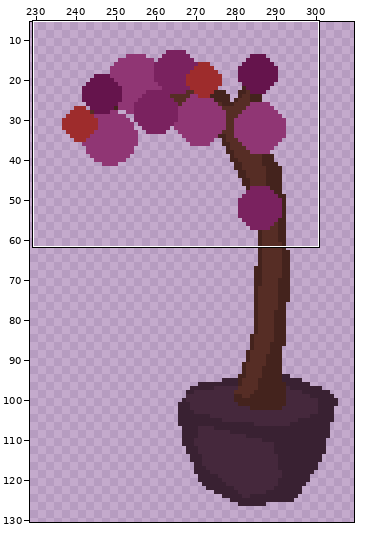
Pixel-art file -- scenes/elevator/elevator_tree.aseprite. The picture above shows the old version from afar; the outline marks the close-up.
Close-up. Before the edit:
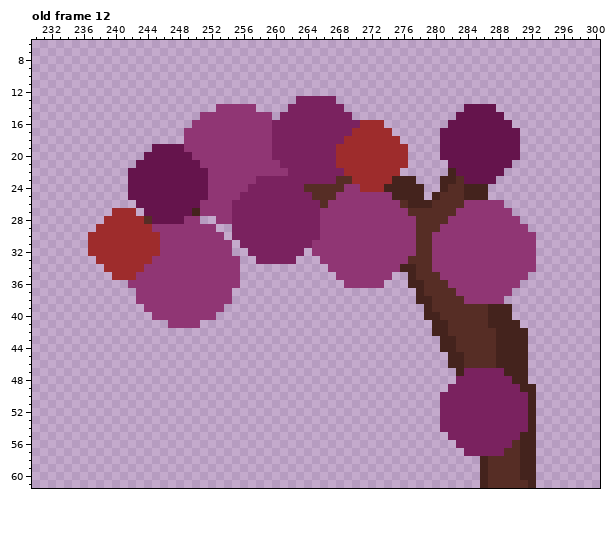
320x180 pixels, 12 frames. Shown: old frame 12: x 230..300, y 6..61. The wide view leaves out empty margins. The commit also changed other frames or places, which this record leaves out.
New version:
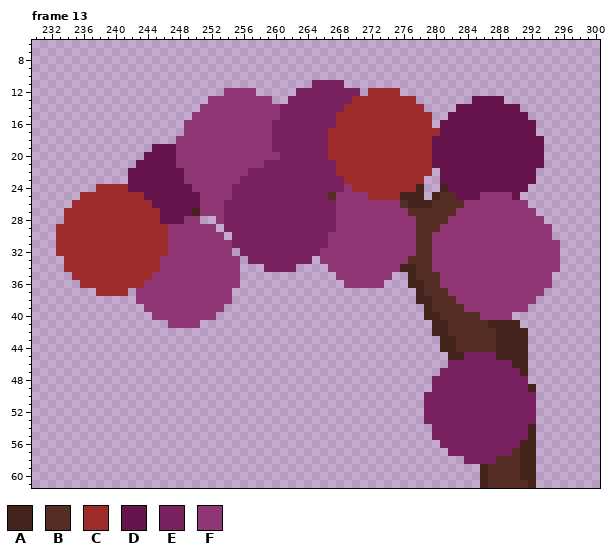
Palette (. is transparent): A #44231d  B #562d25  C #9e2c2c  D #65144c  E #7a225f  F #903674
A new or re-ordered frame is compared with the old frame closest to it.
From old to new:
frames 12 -> 14
Changed rows in their new state; - is an unchanged pixel.
Frame 13 is new; against old frame 12, layer "Layer 1":
first column x 233:
11 --------------------------------EEEE---------------------------
12 ---------------------FFFF-----EEEEEEEE-CCCC--------------------
13 -------------------FFFFFFFF--E-----EECCCCCCCC-------DDDD-------
14 ------------------FF-----FFFE-------CCCCCCCCCC----D----DDD-----
15 -----------------F---------F-------CCCCCCCCCCCC--D------DDD----
16 ----------------F------------------CCC---CCCCCC-D--------DDD---
17 ----------------------------------CCC-----CCCCCC----------DD---
18 ---------------F------------------CC-------CCCCD----------DDD--
19 ---------------F------------------C---------CCCD----------DDD--
20 ---------------FF----------F------C---------CCCD----------DDD--
21 ---------------FFF--------EE----------------CCCDD--------DDDD--
22 ----------------FFF-----EEEEE------C-------CCCC-DD------DDDD---
23 ----------------FFF----EE----------EC-----CCCC--DDD----DDDDD---
24 -----CCCC--------FF---EE-------EEEEE-C---CCCC----DDDDDDDDDD----
25 ---CCCCCCCC-------F---E---------EE-----CCCC-------DDDFFFFD-----
26 --CCCCCCCCCC---------E-----------EE---------------------FFF----
27 -CCCCCC---CCC--------E-----------EE----------------------FFF---
28 -CCCCC-----CC--------E-----------EE-----------------------FFF--
29 CCCCC-------CC-------E-----------EE------------------------FFF-
30 CCCC---------C-------------------E--------------------------FF-
31 CCCC---------C--------E---------EE--------------------------FFF
32 CCCC---------C---------E-------EE---------------------------FFF
33 -CCCC-------C-----------E-----EE----------------------------FFF
34 -CCCCC-----CC-------------EEEE------------------------------FFF
35 --CCCCC---CC-----------------------------------------------FFF-
36 ---CCCCCCCC-------------------------------------F---------FFFF-
37 -----CCCC----------------------------------------F-------FFFF--
38 --------------------------------------------------F-----FFFF---
39 ---------------------------------------------------FFFFFFFF----
40 -----------------------------------------------------FFFF------
first column x 279:
45 -----EEEE-----
46 ---EEEEEEEE---
47 --EEE-----EE--
48 -EEE-------EE-
49 -EE---------E-
50 EE-----------E
51 EE-----------E
52 EE-----------E
53 EE-----------E
54 -E------------
55 -EE---------E-
56 --EE-------E--
57 ---EE-----E---
58 -----EEEE-----
Changed places in both close-ups, as pixel boxes (x1, y1, x2, y2):
changed: (56, 80, 560, 320)
changed: (424, 352, 536, 464)
